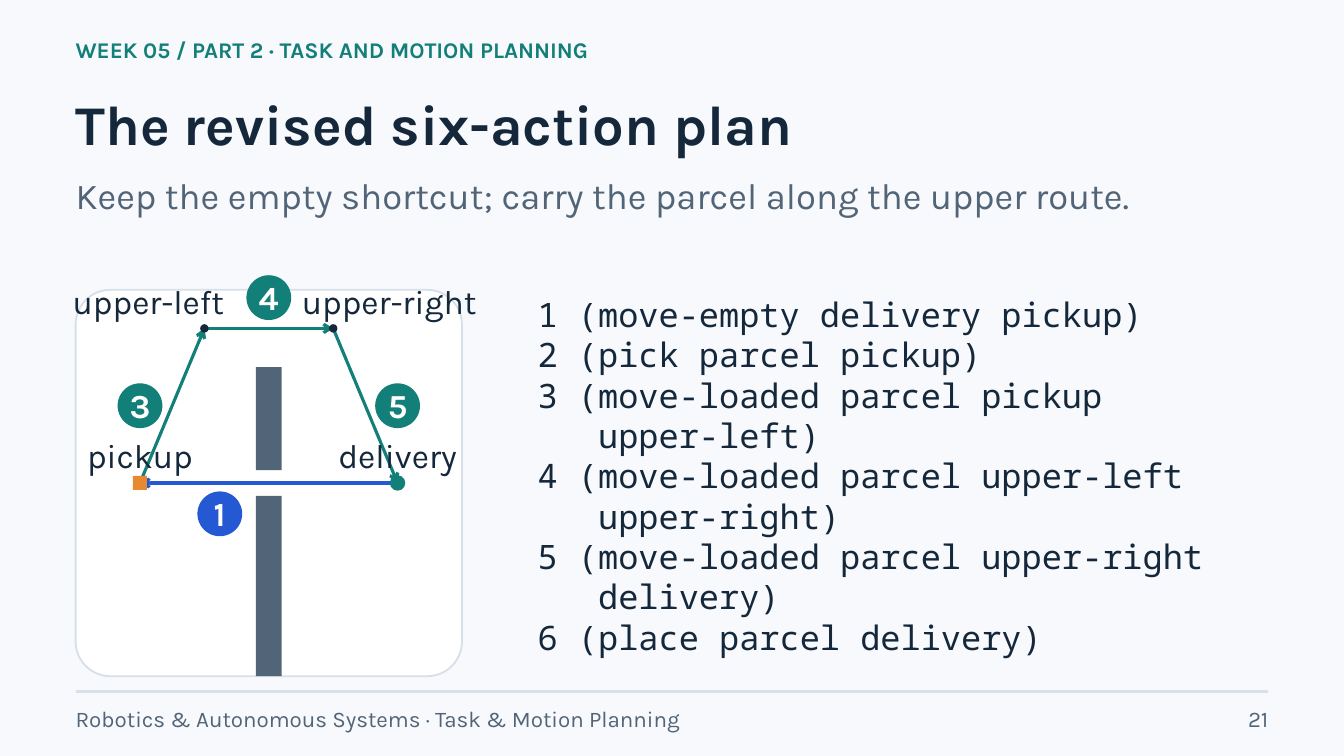
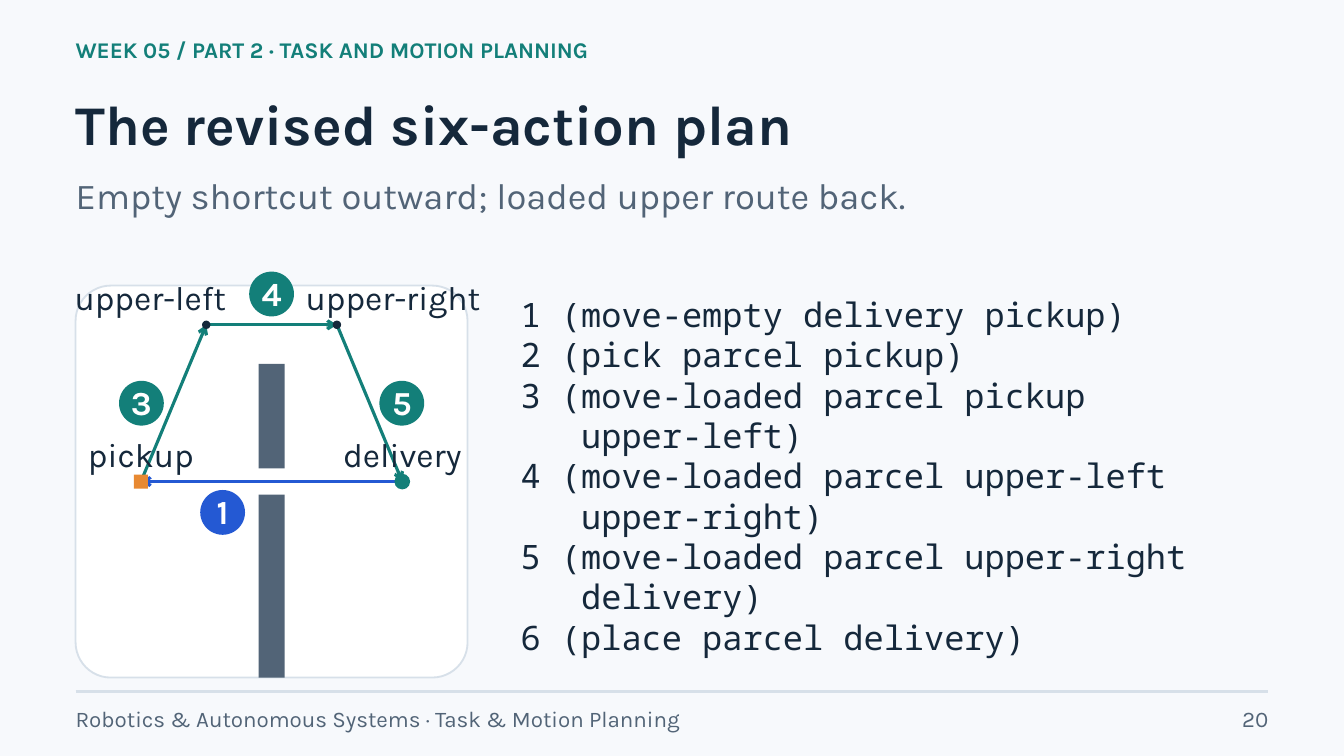
Before and after one commit to lifshitg/robotics-course-demos, a slide deck: slide 20 of week05_task_motion_planning/CLASSICAL_PLANNING_AND_TAMP.pptx (slide 21 before the commit). Drawn at 1344x756 pixels with LibreOffice and Linux fonts; fonts in the diff are those of the drawing. Boxes give left, top, right and bottom in pixels: in the first picture for what was removed or moved away, otherwise in the second. Text is boxed around its words. In the diff, an @@ line names an element or a change of style, - is before the commit and + after.

```diff
--- a/week05_task_motion_planning/CLASSICAL_PLANNING_AND_TAMP.pptx
+++ b/week05_task_motion_planning/CLASSICAL_PLANNING_AND_TAMP.pptx
@@ text at [76,184,905,218]: text changed @@
-Keep the empty shortcut; carry the parcel along the upper route.
+Empty shortcut outward; loaded upper route back.
@@ rounded rectangle: place and size @@
-rounded rectangle at [76,290,462,677]
+rounded rectangle at [76,285,468,678]
@@ text "1 (move-empty delivery pickup) 2 ...": place and size @@
-text "1 (move-empty delivery pickup) 2 ..." at [538,301,1203,659]
+text "1 (move-empty delivery pickup) 2 ..." at [521,301,1186,659]
@@ 2 lines, 2 arrows, 1 text, 1 ellipse: place and size @@
-2 lines, 2 arrows, 1 text, 1 ellipse at [73,290,334,483]
+2 lines, 2 arrows, 1 text, 1 ellipse at [75,287,337,482]
@@ 3 texts, 2 ellipses, 1 line, 1 arrow: place and size @@
-3 texts, 2 ellipses, 1 line, 1 arrow at [246,275,477,483]
+3 texts, 2 ellipses, 1 line, 1 arrow at [249,271,481,482]
@@ 3 ellipses, 1 text: place and size @@
-3 ellipses, 1 text at [338,383,456,490]
+3 ellipses, 1 text at [343,381,461,490]
@@ line moved from (140, 483) - (397, 483) to (141, 482) - (402, 482) @@
@@ arrow moved from (397, 483) - (140, 483) to (402, 482) - (141, 482) @@
@@ text at [1242,712,1268,727]: text changed @@
-21
+20
```
Also in this commit, not shown: 12 other slides changed, 10 slides added, 14 slides removed, 47 other files.
